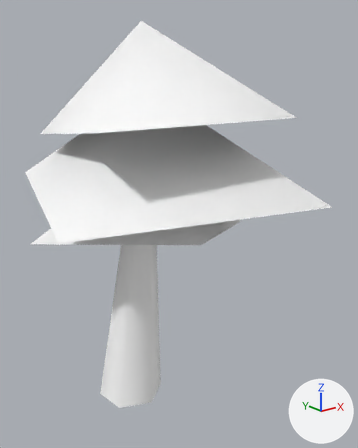
The glTF model spikes/godot-gdext/assets/models/ashentree.glb: old version first, new version second.
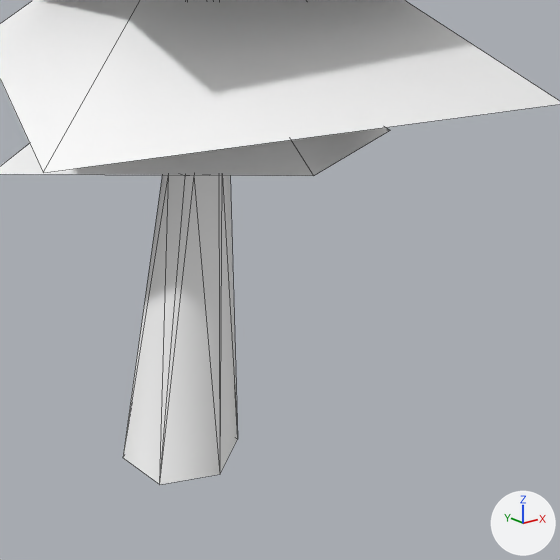
Each version is shown whole from a 50 mm camera at (-217.0, -345.0, 291.0) aimed at (44.0, -19.0, 161.0), then close up on the part from 10% to 92% of the width and 34% to 100% of the height. The axes (+X, +Y, +Z) are drawn at lower right. The lights are the same throughout. The first two pictures are the older version. The close-ups show mesh edges as thin lines. Vertices at exactly the same position are counted once.

Before the edit, the objects in view are built like this:
```python
me_mesh_0 = bpy.data.meshes.new('Mesh_0')
me_mesh_0.from_pydata(...)  # 34 vertices, 42 faces; spans x -100.0..155.0, y -147.0..138.0, z 1.0..326.0
me_mesh_0.materials.append(mat_material_0)  # white #ffffff
ob_mesh_0 = bpy.data.objects.new('Mesh_0', me_mesh_0)
ob_mesh_0.location = (0.0, 0.0, 0.0)
```
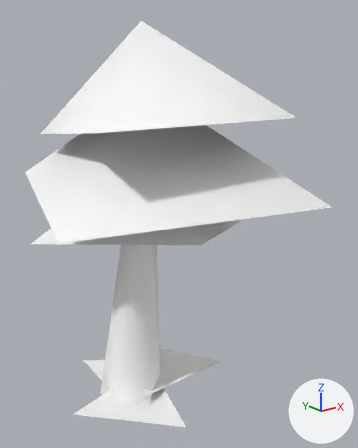
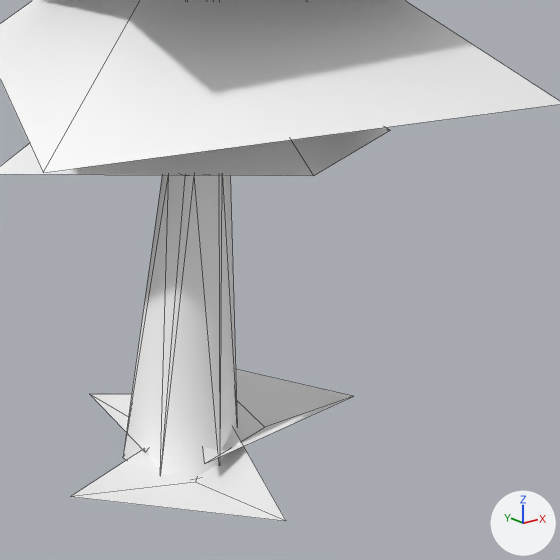
The change, as JSON lines over the scene's bpy script:
```json
{"block": "me_mesh_0", "where": "# used by ob_mesh_0; location = (0.0, 0.0, 0.0)"}
{"op": "remove", "block": "me_mesh_0", "code": "me_mesh_0.from_pydata(...)  # 34 vertices, 42 faces; spans x -100.0..155.0, y -147.0..138.0, z 1.0..326.0"}
{"op": "add", "block": "me_mesh_0", "code": "me_mesh_0.from_pydata(...)  # 58 vertices, 67 faces; spans x -100.0..155.0, y -147.0..138.0, z 0.0..326.0"}
{"block": "me_mesh_0", "change": "me_mesh_0 part 1"}
{"block": "me_mesh_0", "change": "24 vertices are added at x -67.0..83.0, y -86.0..54.0, z 0.0..20.0"}
{"block": "me_mesh_0", "change": "25 new faces join them"}
```

Boxes [x1, y1, x2, y2] around the edits, measured in the close-ups (560 x 560 px):
```json
{"object": "Mesh_0", "change": "reshaped", "before": [0, 0, 560, 485], "after": [0, 0, 560, 521]}
{"part": 1, "of": "me_mesh_0", "change": "added", "after": [71, 369, 353, 521]}
```
